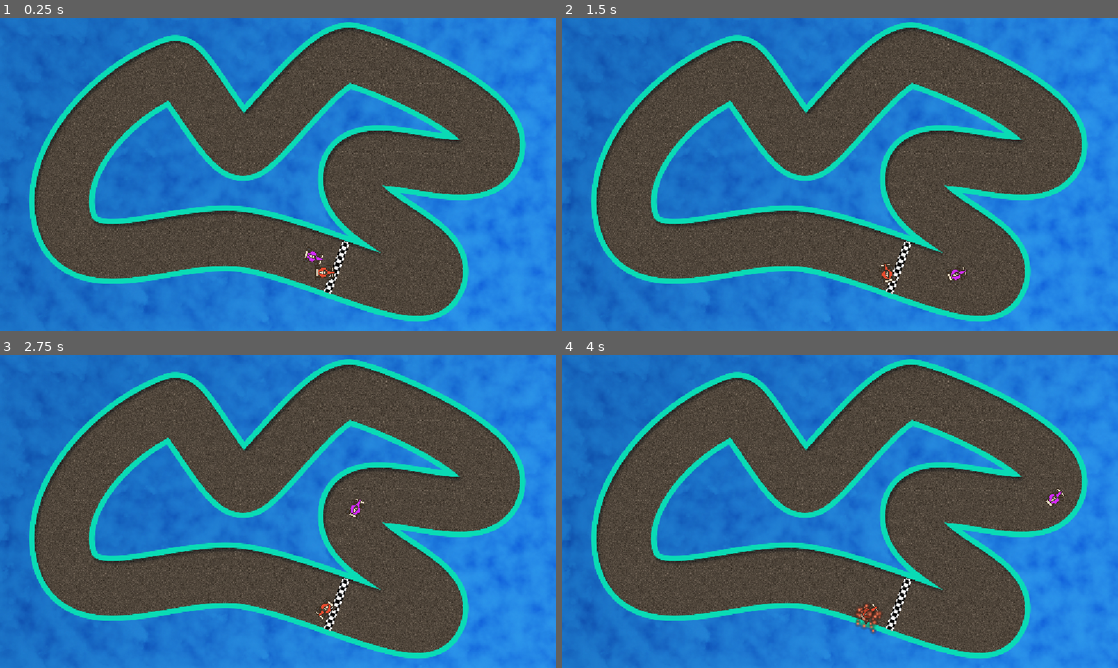
Above: before the commit, frames 1-4 (two rows, left to right).
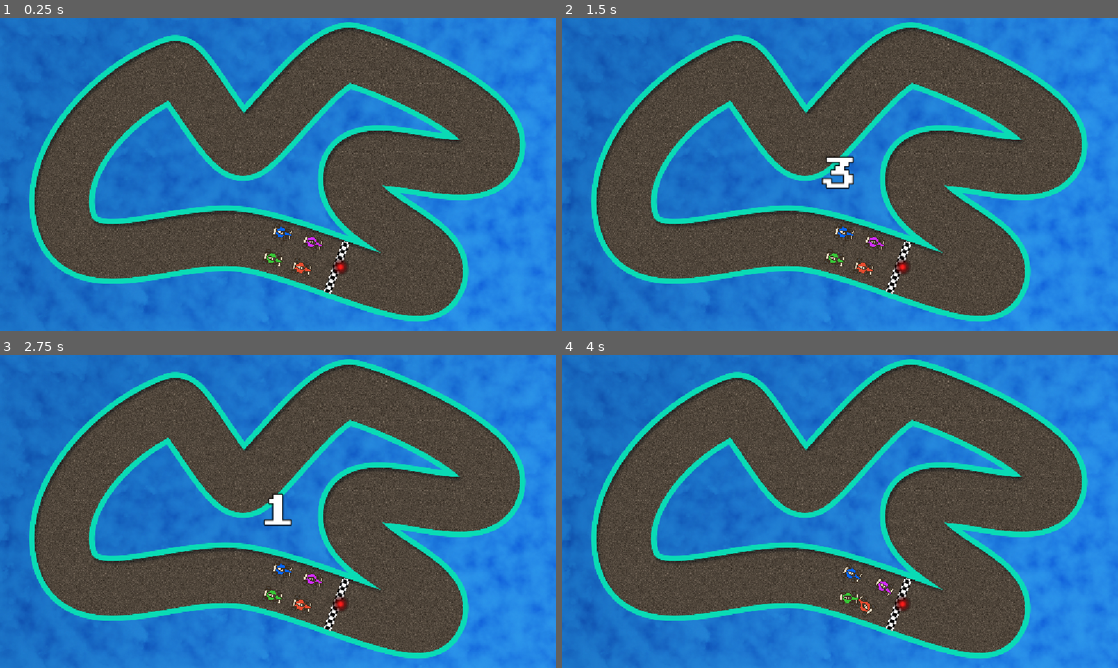
Above: after the commit, the same moments.

Repository: koreem-ahmed/mad-racer
Game: Godot game, scene res://scenes/Tracks/Track.tscn
The game is run twice, just before and just after one commit, with the same random seed, the same clock (stepped at 60 frames per second) and the same inputs.
Inputs (mouse positions are in pixels of both pictures, inside the frame that each line leads up to):
- Up to frame 1 (0.25 s): no input
- Up to frame 2 (1.5 s): tap Enter at 0.5 s; move the mouse to (962, 158) at 0.52 s; hold Right (ui_right) 0.53-1.28 s; hold S (Start, bound only after the commit) 0.53-1.28 s; click (962, 158) at 0.67 s; move the mouse to (728, 190) at 1.27 s; hold Down from 1.28 s (still down); tap S (Start, bound only after the commit) at 1.35 s
- Up to frame 3 (2.75 s): move the mouse to (333, 442) at 2.02 s; release Down at 2.03 s; hold Right (ui_right) from 2.03 s (still down); hold S (Start, bound only after the commit) from 2.03 s (still down); tap Alt at 2.1 s
- Up to frame 4 (4 s): move the mouse to (812, 574) at 2.77 s; release Right (ui_right) at 2.78 s; release S (Start, bound only after the commit) at 2.78 s; hold Up (ui_up) 2.78-3.53 s; tap Shift at 2.85 s; click (812, 574) at 2.92 s; tap S (Start, bound only after the commit) at 3.05 s; move the mouse to (1006, 558) at 3.52 s; hold Left (ui_left) from 3.53 s (still down); hold S (Start, bound only after the commit) from 3.53 s (still down)

The runs differ from the first frame. In frame 1, 0.6% of the frame differs, in the area x 47-63%, y 65-84%; in frame 2, 1.0%, in the area x 46-73%, y 44-85%; in frame 3, 0.9%; in frame 4, 0.7%.

Commit message:
sounds and start feature
i searched on some sounds and added it to the game and i made a  timer and a new state for the cars which is waiting till the race begin and then they can drive also i made the verifying of the check points in the global template car to be applied for all the cars.

Diff:
--- a/Globals/EventHub.gd
+++ b/Globals/EventHub.gd
@@ -2,7 +2,11 @@
 
 
 signal on_lap_completed(info: LapCompleteData)
-
+signal on_race_start
 
 func emit_on_lap_completed(info: LapCompleteData) -> void:
 	on_lap_completed.emit(info)
+
+
+func emit_on_race_start() -> void:
+	on_race_start.emit()
--- a/project.godot
+++ b/project.godot
@@ -31,6 +31,14 @@
 
 enabled=PackedStringArray("res://addons/godot_super-wakatime/plugin.cfg")
 
+[input]
+
+Start={
+"deadzone": 0.2,
+"events": [Object(InputEventKey,"resource_local_to_scene":false,"resource_name":"","device":-1,"window_id":0,"alt_pressed":false,"shift_pressed":false,"ctrl_pressed":false,"meta_pressed":false,"pressed":false,"keycode":0,"physical_keycode":83,"key_label":0,"unicode":115,"location":0,"echo":false,"script":null)
+]
+}
+
 [layer_names]
 
 2d_physics/layer_1="Car"
--- /dev/null
+++ b/scenes/CountDown.tscn
@@ -0,0 +1,45 @@
+[gd_scene format=3 uid="uid://c7ikm6i8htbnt"]
+
+[ext_resource type="Script" uid="uid://cca8ymvdnh060" path="res://scripts/CountDown.gd" id="1_3i25m"]
+[ext_resource type="FontFile" uid="uid://iquj162s48bs" path="res://assets/font/PressStart2P-Regular.ttf" id="1_uw3xs"]
+[ext_resource type="AudioStream" uid="uid://bwnh6jwknmsiu" path="res://assets/Sounds/391650__jeckkech__beep.wav" id="3_8k1p5"]
+
+[sub_resource type="LabelSettings" id="LabelSettings_sbh6x"]
+font = ExtResource("1_uw3xs")
+font_size = 72
+outline_size = 9
+outline_color = Color(0, 0, 0, 1)
+
+[node name="Count down" type="Control" unique_id=2113504807]
+layout_mode = 3
+anchors_preset = 15
+anchor_right = 1.0
+anchor_bottom = 1.0
+grow_horizontal = 2
+grow_vertical = 2
+script = ExtResource("1_3i25m")
+
+[node name="Label" type="Label" parent="." unique_id=576843408]
+layout_mode = 1
+anchors_preset = 8
+anchor_left = 0.5
+anchor_top = 0.5
+anchor_right = 0.5
+anchor_bottom = 0.5
+offset_left = -20.0
+offset_top = -11.5
+offset_right = 20.0
+offset_bottom = 11.5
+grow_horizontal = 2
+grow_vertical = 2
+text = "3"
+label_settings = SubResource("LabelSettings_sbh6x")
+horizontal_alignment = 1
+vertical_alignment = 1
+
+[node name="Timer" type="Timer" parent="." unique_id=1329284364]
+
+[node name="Beep" type="AudioStreamPlayer" parent="." unique_id=1313479121]
+stream = ExtResource("3_8k1p5")
+
+[connection signal="timeout" from="Timer" to="." method="_on_timer_timeout"]
--- a/scenes/CpuCar.tscn
+++ b/scenes/CpuCar.tscn
@@ -8,9 +8,11 @@
 script = ExtResource("2_gyhda")
 debug = false
 waypoint_distance = 20.0
+max_speed_limit = 350.0
+min_speed_limit = 300.0
 
 [node name="Target sprite" type="Sprite2D" parent="." index="3" unique_id=458016957]
 modulate = Color(1, 0.11372549, 0.10980392, 1)
 top_level = true
-scale = Vector2(0.15, 0.15)
+scale = Vector2(0.05, 0.05)
 texture = ExtResource("3_bkl7t")
--- a/scenes/PlayerCar.tscn
+++ b/scenes/PlayerCar.tscn
@@ -10,8 +10,3 @@
 acceleration = 150.0
 steering_power = 6.0
 min_steering_factor = 0.5
-car_name = null
-car_number = null
-bounce_time = null
-bounce_force = null
-slipping_speed_range = null
--- a/scenes/Tracks/Track.tscn
+++ b/scenes/Tracks/Track.tscn
@@ -10,7 +10,10 @@
 [ext_resource type="PackedScene" uid="uid://doox71dhvje0x" path="res://scenes/PlayerCar.tscn" id="8_u5gbe"]
 [ext_resource type="PackedScene" uid="uid://dvaolyrr6a1gs" path="res://scenes/CpuCar.tscn" id="9_63hka"]
 [ext_resource type="PackedScene" uid="uid://cqs0ea73r6msh" path="res://scenes/RaceController.tscn" id="9_4784h"]
+[ext_resource type="Texture2D" uid="uid://dlry4iqrl31mt" path="res://assets/levels/Images/CarGreen.png" id="10_q1gcb"]
 [ext_resource type="Texture2D" uid="uid://dr8u06xrl4yv6" path="res://assets/levels/Images/CarPurple.png" id="10_xosaf"]
+[ext_resource type="Texture2D" uid="uid://pndhsqg7v7iu" path="res://assets/levels/Images/CarBlue.png" id="12_uriw6"]
+[ext_resource type="PackedScene" uid="uid://c7ikm6i8htbnt" path="res://scenes/CountDown.tscn" id="14_uriw6"]
 
 [sub_resource type="Curve2D" id="Curve2D_7fxw1"]
 _data = {
@@ -97,7 +100,8 @@
 [node name="Cars holder" type="Node" parent="." unique_id=1837840757]
 
 [node name="Player Car" parent="Cars holder" unique_id=323058446 instance=ExtResource("8_u5gbe")]
-position = Vector2(673, 527)
+position = Vector2(626, 518)
+rotation = 0.30986735
 car_name = "Light Mcqueen"
 car_number = 0
 bounce_time = 0.8
@@ -105,12 +109,37 @@
 slipping_speed_range = Vector2(0.2, 0.5)
 
 [node name="CPU Car" parent="Cars holder" unique_id=860932081 instance=ExtResource("9_63hka")]
-position = Vector2(643, 493)
+position = Vector2(565.99994, 499)
+rotation = 0.34785226
+debug = true
+car_texture = ExtResource("10_q1gcb")
+car_name = "Franchisco"
+
+[node name="CPU Car2" parent="Cars holder" unique_id=1081522855 instance=ExtResource("9_63hka")]
+position = Vector2(648.99994, 465)
+rotation = 0.3520755
+debug = true
+max_speed_limit = 320.0
+min_speed_limit = 250.0
 car_texture = ExtResource("10_xosaf")
+car_name = "Will Rusch"
+
+[node name="CPU Car3" parent="Cars holder" unique_id=439395284 instance=ExtResource("9_63hka")]
+position = Vector2(586.00006, 445.00003)
+rotation = 0.26118234
+debug = true
+max_speed_limit = 260.0
+min_speed_limit = 200.0
+car_texture = ExtResource("12_uriw6")
+car_name = "Cal Weathers"
 
 [node name="RaceController" parent="." unique_id=1426071283 instance=ExtResource("9_4784h")]
 
 [node name="WayPoints holder" type="Node" parent="." unique_id=1157639865]
 
+[node name="UiCanvas" type="CanvasLayer" parent="." unique_id=1376558374]
+
+[node name="Count down" parent="UiCanvas" unique_id=2113504807 instance=ExtResource("14_uriw6")]
+
 [connection signal="area_entered" from="track_collision" to="." method="_on_track_collision_area_entered"]
 [connection signal="area_entered" from="Start_Line" to="." method="_on_start_line_area_entered"]
--- a/scripts/Car.gd
+++ b/scripts/Car.gd
@@ -4,7 +4,7 @@
 class_name Car
 
 
-enum CarState {DRIVING, BOUNCING, SLIPPING}
+enum CarState {WAITING, DRIVING, BOUNCING, SLIPPING}
 
 @export var car_texture: Texture2D = preload("res://assets/levels/Images/CarRed.png")
 @export var car_name: String = "Light Mcqueen"
@@ -21,17 +21,32 @@
 var _bounce_tween: Tween
 var _slip_tween: Tween
 var _bounce_target: Vector2 = Vector2.ZERO
-var _state: CarState = CarState.DRIVING
+var _state: CarState = CarState.WAITING
 var lap_time: float = 0.0
+var _verification_count: int = 0
+var _verification_passed: Array[int] = []
+
 
 func _ready() -> void:
+	EventHub.on_race_start.connect(on_race_starts)
+	set_physics_process(false)
 	car_sprite.texture = car_texture
+
+
+
+func setup(vc: int) -> void:
+	_verification_count = vc
+
+
+
+func on_race_starts() -> void:
+	change_state(CarState.DRIVING)
+
+
 
 
 func _process(delta: float) -> void:
 	lap_time += delta
-
-
 
 
 
@@ -46,6 +61,8 @@
 			bounce()
 		CarState.SLIPPING:
 			slipping_oil()
+		CarState.DRIVING:
+			set_physics_process(true)
 
 #endregion
 
@@ -116,4 +133,13 @@
 
 
 func lap_completed() -> void:
-	lap_time = 0.0
+	if _verification_count == _verification_passed.size():
+		var lcd: LapCompleteData = LapCompleteData.new(self, lap_time)
+		print("Lap _completed %s" % lcd)
+		EventHub.emit_on_lap_completed(lcd)
+		lap_time = 0
+	_verification_passed.clear()
+
+func hit_verification(verification_id: int) -> void:
+	if verification_id not in _verification_passed:
+		_verification_passed.append(verification_id)
--- /dev/null
+++ b/scripts/CountDown.gd
@@ -0,0 +1,50 @@
+extends Control
+
+class_name count_down
+
+
+
+@export var waiting_time: float = 1.0
+
+@onready var label: Label = $Label
+@onready var timer: Timer = $Timer
+@onready var beep: AudioStreamPlayer = $Beep
+
+
+var started: bool = false
+var count: int = 3
+
+
+func _unhandled_input(event: InputEvent) -> void:
+	if !started and event.is_action_pressed("Start"):
+		start_race()
+
+
+func _ready() -> void:
+	hide()
+	update_label()
+	timer.wait_time = waiting_time
+
+
+
+func update_label() -> void:
+	label.text = "%d" % count
+
+
+
+func start_race() -> void:
+	beep.play()
+	show()
+	started = true
+	timer.start()
+
+
+
+func _on_timer_timeout() -> void:
+	count -= 1
+	if count == 0:
+		EventHub.emit_on_race_start()
+		queue_free()
+	else:
+		beep.play()
+		update_label()
--- a/scripts/CpuCar.gd
+++ b/scripts/CpuCar.gd
@@ -6,6 +6,8 @@
 
 @export var debug: bool = true
 @export var waypoint_distance: float = 20.0
+@export var max_speed_limit: float = 350.0
+@export var min_speed_limit: float = 300.0
 
 @onready var target_sprite: Sprite2D = $"Target sprite"
 
@@ -22,6 +24,7 @@
 
 func _ready() -> void:
 	target_sprite.visible = debug
+	target_speed = randf_range(min_speed_limit , max_speed_limit)
 
 	super()
 
--- a/scripts/Player_Car.gd
+++ b/scripts/Player_Car.gd
@@ -12,13 +12,6 @@
 
 var _throttle: float = 0.0
 var _steer: float = 0.0
-
-var _verification_count: int = 0
-var _verification_passed: Array[int] = []
-
-
-func setup(vc: int) -> void:
-	_verification_count = vc
 
 
 func _process(delta: float) -> void:
@@ -51,19 +44,3 @@
 
 func _rotating(delta: float) -> void:
 	rotate(steering_factor() * delta * _steer)
-
-
-
-func lap_completed() -> void:
-	if _verification_count == _verification_passed.size():
-		var lcd: LapCompleteData = LapCompleteData.new(self, lap_time)
-		print("Lap _completed %s" % lcd)
-		EventHub.emit_on_lap_completed(lcd)
-	_verification_passed.clear()
-	super()
-
-
-func hit_verification(verification_id: int) -> void:
-	if verification_id not in _verification_passed:
-		_verification_passed.append(verification_id)
-		pass
--- a/scripts/Track.gd
+++ b/scripts/Track.gd
@@ -24,7 +24,7 @@
 	print("track_processor.biuld_completed")
 
 	for car in cars_holder.get_children():
-		if car is PlayerCar:
+		if car is Car:
 			car.setup(verification_holder.get_children().size())
 		if car is CPU_Car:
 			car.set_next_waypoint(track_processor.first_waypoint)
--- a/scripts/Verification.gd
+++ b/scripts/Verification.gd
@@ -2,4 +2,4 @@
 
 
 func _on_area_entered(area: Area2D) -> void:
-	if area is PlayerCar: area.hit_verification(get_instance_id())
+	if area is Car: area.hit_verification(get_instance_id())
Not shown, added: assets/Sounds/273478_spin-01.wav.import
Not shown, added: assets/Sounds/275903_crash02.wav.import
Not shown, added: assets/Sounds/277214_8-bit-powerup-get-something-big.wav.import
Not shown, added: assets/Sounds/391650__jeckkech__beep.wav.import
Not shown, added: assets/Sounds/391669__jeckkech__crash.wav.import
Not shown, added: assets/Sounds/519073_8-bit-car-engine.wav.import
Not shown, added: assets/Sounds/647977_8-bit-power-up.mp3.import
Not shown, added: assets/Sounds/8_Bit_Adventure.mp3.import
Not shown, added: assets/Sounds/8_Bit_Nostalgia.mp3.import
Not shown, added: scripts/CountDown.gd.uid
Not shown, added: assets/Sounds/273478_spin-01.wav
Not shown, added: assets/Sounds/275903_crash02.wav
(and 7 more such lines)
